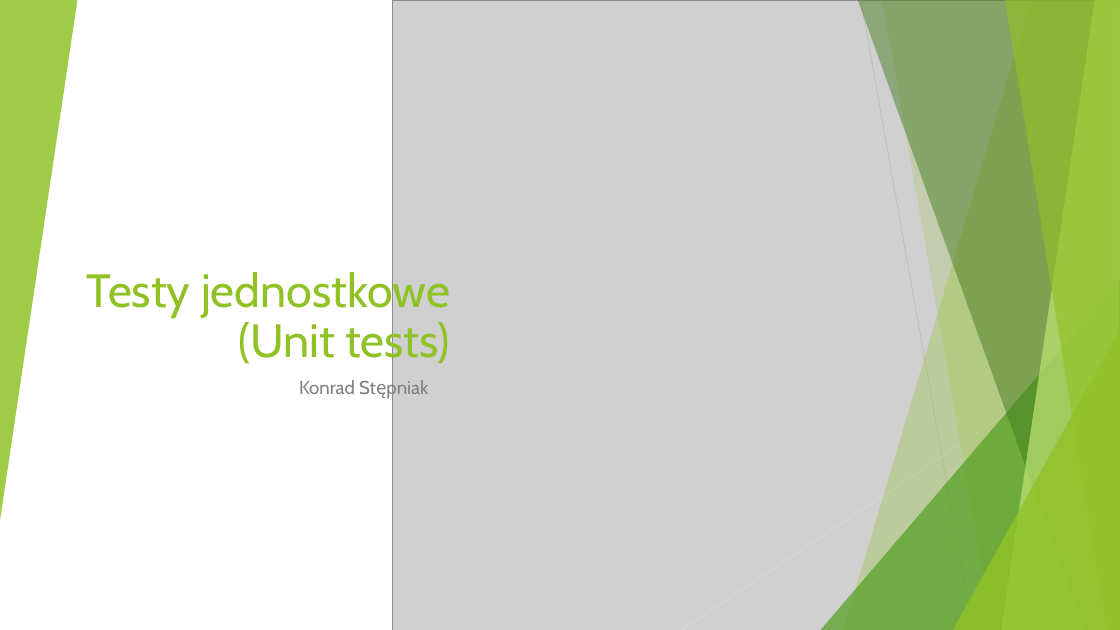
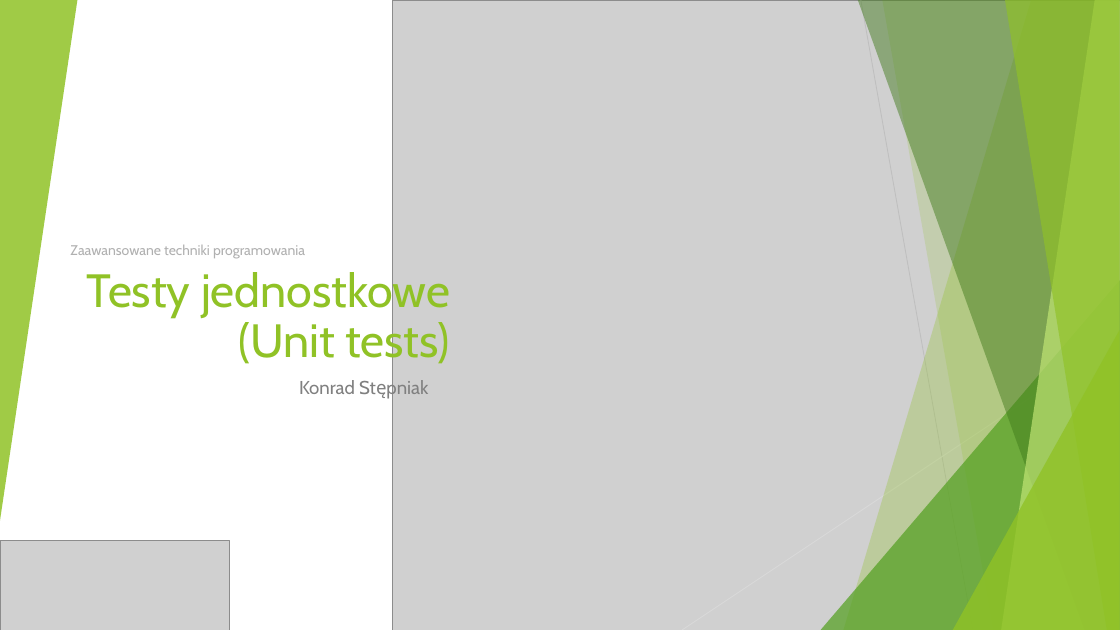
Before and after one commit to markow1997/AdvanceProgrammingTechniques_2223, a slide deck: slide 1 of KonradStepniak/Testy jednostkowe Konrad Stępniak.pptx. Drawn at 1120x630 pixels with LibreOffice and Linux fonts; fonts in the diff are those of the drawing; grey boxes stand for pictures. Boxes give left, top, right and bottom in pixels: in the first picture for what was removed or moved away, otherwise in the second. Text is boxed around its words. In the diff, an @@ line names an element or a change of style, - is before the commit and + after.

```diff
--- a/KonradStepniak/Testy jednostkowe Konrad Stępniak.pptx
+++ b/KonradStepniak/Testy jednostkowe Konrad Stępniak.pptx
@@ text added at box(70, 245, 305, 258), 12 pt, text #B0B0B0 @@
+Zaawansowane techniki programowania
@@ picture added at box(0, 541, 229, 630) @@
```
Also in this commit, not shown: 13 other slides changed, 1 other file.
